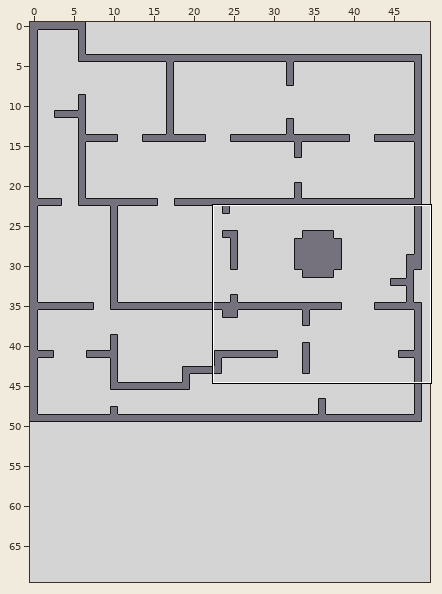
Two versions of a level (Tiled map, assets/data/mapTest.tmx). Above: a wide view before the commit, with the close-up outlined.
Close-up. Earlier state:
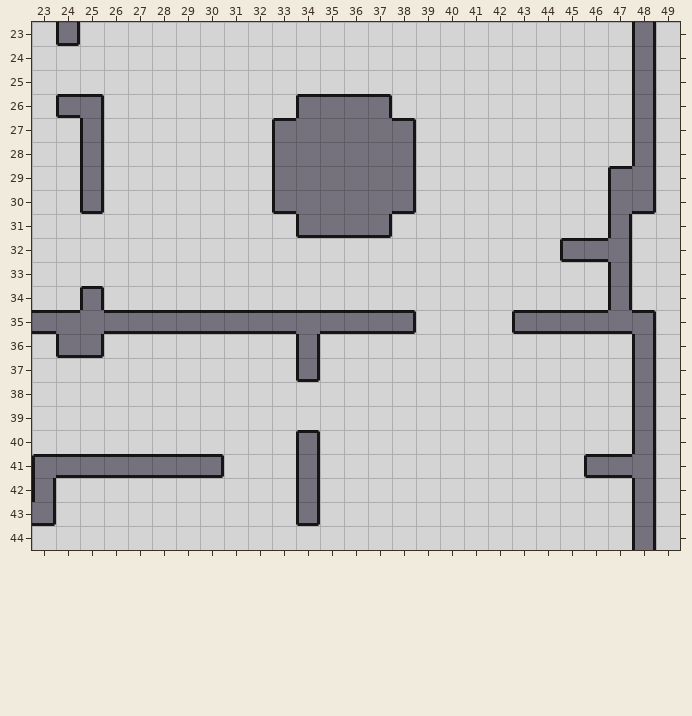
Cells are 32x32 px. Shown: x 23..49, y 23..44. The commit also changed other parts of the map, which this record leaves out.
After:
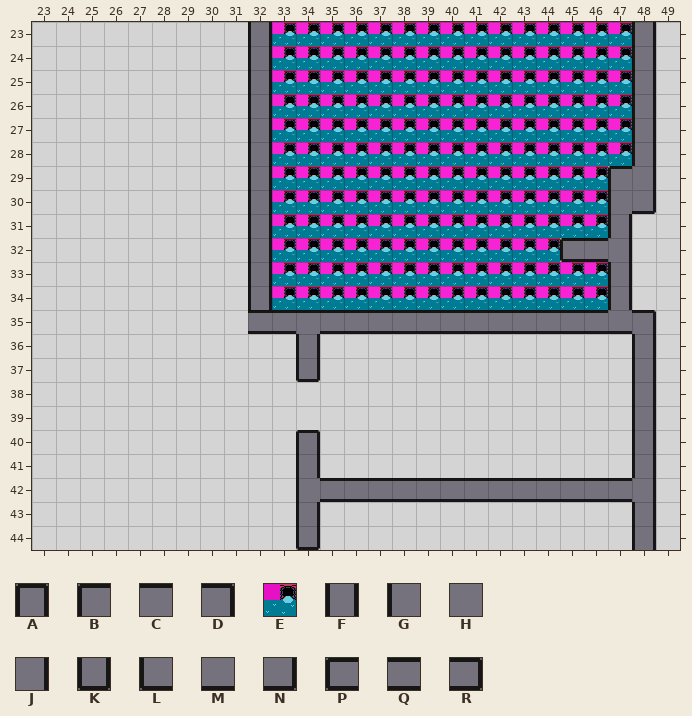
Key: from "goodTiles": A 2, B 3, C 4, D 5, E 9, F 11, G 12, H 13, J 14, K 20, L 21, M 22, N 23, P 30, Q 31, R 32.
_ is an empty cell.
Changes in this commit:
Layer "Foreground":
y 23: x 24 K -> _; x 32..47 ________________ -> FEEEEEEEEEEEEEEE
y 24..25: x 32..47 ________________ -> FEEEEEEEEEEEEEEE
y 26: x 24..25 PD -> __; x 32..47 __BCCD__________ -> FEEEEEEEEEEEEEEE
y 27: x 25 F -> _; x 32..47 _BHHHHD_________ -> FEEEEEEEEEEEEEEE
y 28: x 25 F -> _; x 32..47 _GHHHHJ_________ -> FEEEEEEEEEEEEEEE
y 29: x 25 F -> _; x 32..46 _GHHHHJ________ -> FEEEEEEEEEEEEEE
y 30: x 25 K -> _; x 32..46 _LHHHHN________ -> FEEEEEEEEEEEEEE
y 31: x 32..46 __LMMN_________ -> FEEEEEEEEEEEEEE
y 32: x 32..44 _____________ -> FEEEEEEEEEEEE
y 33: x 32..46 _______________ -> FEEEEEEEEEEEEEE
y 34: x 25 A -> _; x 32..46 _______________ -> FEEEEEEEEEEEEEE
y 35: x 23..31 QCHQQQQQQ -> _________; x 38..43 R____P -> QQQQQQ
y 36: x 24..25 LN -> __
y 41: x 23..30 BQQQQQQR -> ________; x 46..48 PQJ -> __F
y 42: x 23 F -> _; x 34..48 F_____________F -> GQQQQQQQQQQQQQJ
y 43: x 23 N -> _; x 34 K -> F
y 44: x 34 _ -> K
